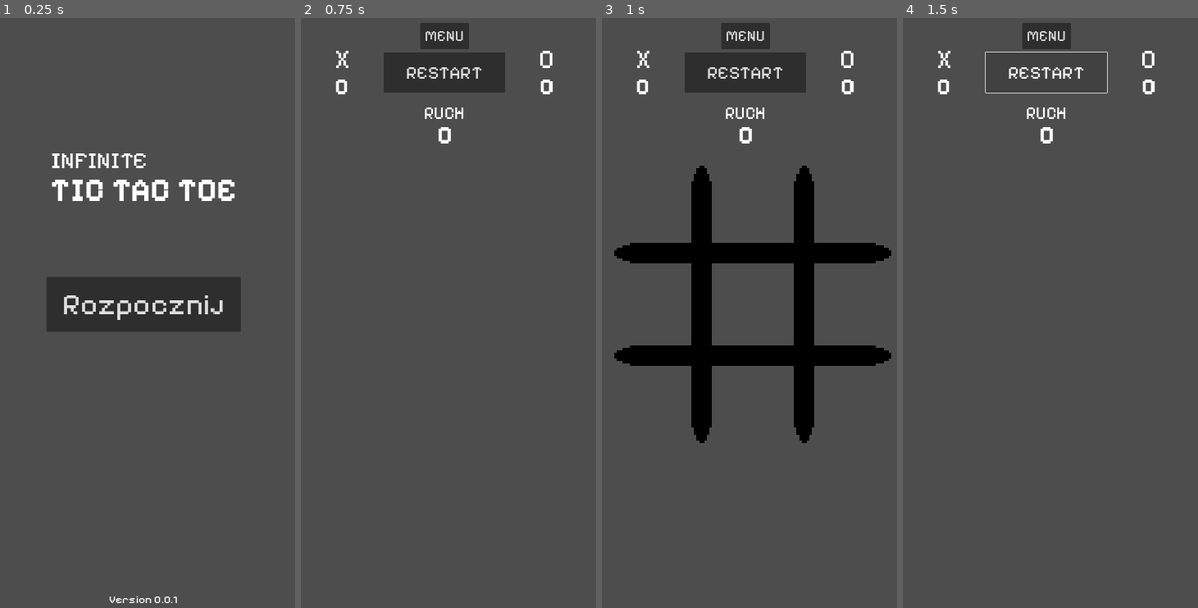
Above: before the commit, frames 1-4 (left to right).
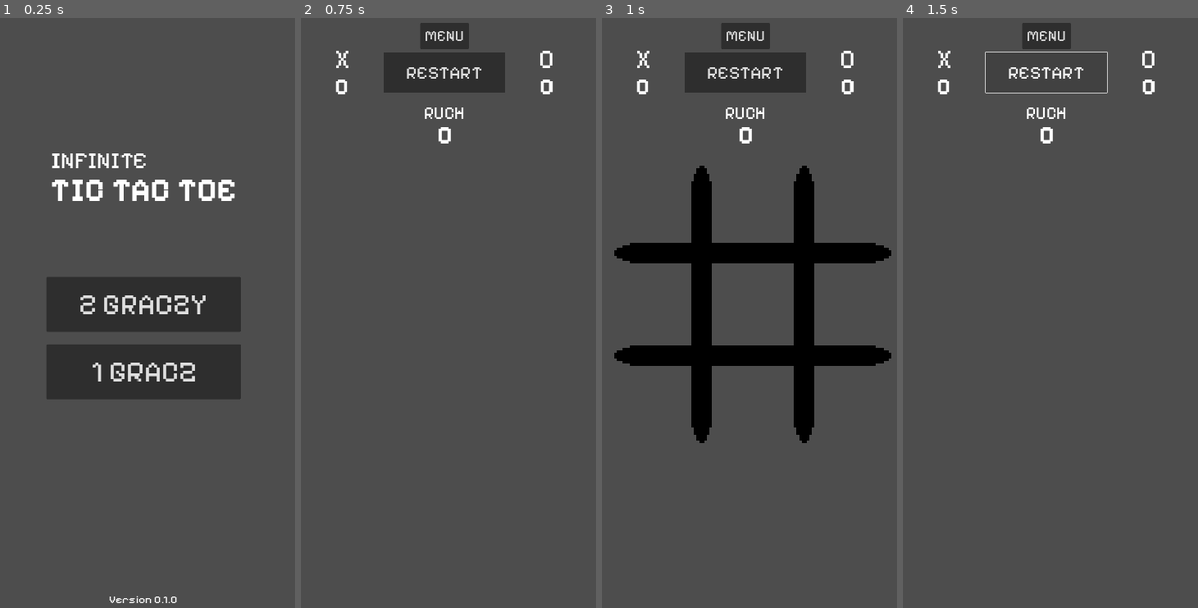
Above: after the commit, the same moments.

Repository: HeadAech/InfiniteTicTacToe
Game: Godot game, scene res://scenes/game.tscn
Two runs of this game, one before a commit and one after it. Both use one fixed random seed, a clock stepped at 60 frames per second and the inputs below.
Inputs:
- Up to frame 1 (0.25 s): no input
- Up to frame 2 (0.75 s): click "Rozpocznij" (after the commit: "2 GRACZY") at 0.5 s
- Up to frame 3 (1 s): no input
- Up to frame 4 (1.5 s): click "RESTART" at 1.25 s

The runs differ from the first frame. In frame 1, 7.0% of the frame differs, in the area x 15-82%, y 47-100%; in frame 2, nothing differs; in frame 3, nothing differs; in frame 4, nothing differs.

Commit message:
New Game Mode, fixed crashing
Version 0.1.0
- New Game Mode - 1 Player VS AI
- iOS Icon

Diff:
--- a/project.godot
+++ b/project.godot
@@ -18,6 +18,7 @@
 [autoload]
 
 Signals="*res://scripts/signals.gd"
+Globals="*res://scripts/globals.gd"
 
 [display]
 
--- a/scenes/ui.tscn
+++ b/scenes/ui.tscn
@@ -158,6 +158,7 @@
 color = Color(0.254902, 0.654902, 1, 1)
 
 [node name="In Game UI" type="Control" parent="Control"]
+visible = false
 layout_mode = 1
 anchors_preset = 15
 anchor_right = 1.0
@@ -333,7 +334,6 @@
 horizontal_alignment = 1
 
 [node name="MainMenu" type="Control" parent="Control"]
-visible = false
 layout_mode = 1
 anchors_preset = 15
 anchor_right = 1.0
@@ -388,7 +388,24 @@
 grow_vertical = 2
 theme_override_fonts/font = ExtResource("1_nw6ox")
 theme_override_font_sizes/font_size = 82
-text = "Rozpocznij"
+text = "2 GRACZY"
+
+[node name="1 Player Start" type="Button" parent="Control/MainMenu"]
+layout_mode = 1
+anchors_preset = 8
+anchor_left = 0.5
+anchor_top = 0.5
+anchor_right = 0.5
+anchor_bottom = 0.5
+offset_left = -265.5
+offset_top = 109.0
+offset_right = 265.5
+offset_bottom = 259.0
+grow_horizontal = 2
+grow_vertical = 2
+theme_override_fonts/font = ExtResource("1_nw6ox")
+theme_override_font_sizes/font_size = 82
+text = "1 GRACZ"
 
 [node name="Version" type="Label" parent="Control/MainMenu"]
 layout_mode = 1
@@ -400,7 +417,7 @@
 offset_bottom = -72.0
 grow_horizontal = 2
 grow_vertical = 0
-text = "Version 0.0.1"
+text = "Version 0.1.0"
 label_settings = SubResource("LabelSettings_2h54g")
 horizontal_alignment = 1
 
@@ -417,3 +434,4 @@
 [connection signal="pressed" from="Control/In Game UI/Top Bar/Restart" to="." method="_on_restart_pressed"]
 [connection signal="pressed" from="Control/In Game UI/Top Bar/Menu Button" to="." method="_on_menu_button_pressed"]
 [connection signal="pressed" from="Control/MainMenu/Start Button" to="." method="_on_start_button_pressed"]
+[connection signal="pressed" from="Control/MainMenu/1 Player Start" to="." method="_on_1_player_start_pressed"]
--- a/scripts/game.gd
+++ b/scripts/game.gd
@@ -5,6 +5,8 @@
 @onready var audio_place_figure = $"Audio Place Figure"
 @onready var audio_win = $"Audio Win"
 
+@export_range(0, 100) var CHANCE_TO_BLOCK := 35
+@export_range(0, 100) var CHANCE_TO_BEST_MOVE := 10
 
 var figure_names = {
 	0: "O",
@@ -21,7 +23,9 @@
 
 var current_turn := 0
 
-var past_turns = [
+var pc_turn : int = 1
+
+var past_turns := [
 	[], []
 ]
 
@@ -51,7 +55,10 @@
 
 func start_game():
 	in_game = true
-	current_turn = 0
+	if Globals.vs_pc_mode:
+		current_turn = randi_range(0, 1)
+	else:
+		current_turn = 0
 	Signals.UpdateTurnText.emit(figure_names[current_turn])
 	turn_counter[0] = 0
 	turn_counter[1] = 0
@@ -70,6 +77,9 @@
 	print(spaces)
 	animation_player.play("show")
 
+	if Globals.vs_pc_mode:
+		make_pc_turn()
+
 func next_match():
 	for i in range(0, len(spaces)):
 		spaces[i] = false
@@ -78,6 +88,7 @@
 			f.queue_free()
 		t.clear()
 	in_game = true
+	make_pc_turn()
 
 func on_area_touch(index, pos):
 	if not in_game:
@@ -92,7 +103,8 @@
 		check_limit()
 		if check_for_win():
 			win()
-
+		else:
+			make_pc_turn()
 	pass
 
 func change_turn():
@@ -140,11 +152,8 @@
 # 0 3 6
 # 1 4 7
 # 2 5 8
-func check_for_win():
-	var turn = (current_turn + 1) % 2
-	if len(past_turns[turn]) != 3:
-		return false
-	var win_conditions = [
+
+var win_conditions = [
 		# ROWS
 		[0, 1, 2], [3, 4, 5], [6, 7, 8],
 		# DIAGONAL
@@ -152,6 +161,11 @@
 		# COLUMNS
 		[0, 3, 6], [1, 4, 7], [2, 5, 8]
 	]
+
+func check_for_win():
+	var turn = (current_turn + 1) % 2
+	if len(past_turns[turn]) != 3:
+		return false
 	var turns = past_turns[turn]
 	var indexes = [turns[0].index, turns[1].index, turns[2].index]
 	indexes.sort()
@@ -174,3 +188,66 @@
 	Signals.HideWinText.emit()
 	next_match()
 	animation_player.play("show")
+
+func make_pc_turn():
+	if current_turn == pc_turn and Globals.vs_pc_mode:
+		in_game = false
+		var chance_for_win := randi_range(0, 100)
+
+		var i = get_the_best_move()
+		var block_move = block_enemy_move()
+		printt("Chance: ", chance_for_win, " the best move: ", i)
+
+		if chance_for_win <= CHANCE_TO_BEST_MOVE or i == null:
+			i = randi_range(0, len(spaces) - 1)
+			while spaces[i]:
+				i = randi_range(0, len(spaces) - 1)
+
+		var chance_for_block := randi_range(0, 100)
+
+		if chance_for_block >= CHANCE_TO_BLOCK and block_move != null:
+			printt("BLOCKING AT", block_move)
+			i = block_move
+		await get_tree().create_timer(randf_range(0.2, 0.6)).timeout
+		in_game = true
+		Signals.PcTakeTurn.emit(i)
+
+func get_the_best_move():
+	var placed = past_turns[pc_turn]
+	if len(placed) < 2:
+		return null
+	placed = [placed[len(placed) - 1].index, placed[len(placed) - 2].index]
+	var enemy_placed = past_turns[(pc_turn + 1) % 2]
+	enemy_placed = [enemy_placed[len(enemy_placed) - 1].index, enemy_placed[len(enemy_placed) - 2].index]
+	for index in range(len(win_conditions)):
+		var condition = win_conditions[index]
+		var missing_moves = []
+		for move in condition:
+			if move not in placed:
+				#printt("Thinking about: ", move, " and it's ", spaces[move])
+				if spaces[move] != true:
+					missing_moves.append(move)
+			if move in enemy_placed:
+				printt("Move in enemy placed")
+				break
+		if len(missing_moves) == 1:
+			return missing_moves[0]
+
+func block_enemy_move():
+	var enemy_moves = past_turns[(pc_turn + 1) % 2]
+	if len(enemy_moves) < 2:
+		return null
+	enemy_moves = [enemy_moves[len(enemy_moves) - 1].index, enemy_moves[len(enemy_moves) - 2].index]
+	print(enemy_moves)
+	for index in range(len(win_conditions)):
+		var condition = win_conditions[index]
+		var missing_moves = []
+		for move in condition:
+			if move not in enemy_moves:
+				#printt("Thinking about: ", move, " and it's ", spaces[move])
+				#if spaces[move] != true:
+				missing_moves.append(move)
+		if len(missing_moves) == 1:
+			if spaces[missing_moves[0]] == false:
+				return missing_moves[0]
+	return null
--- /dev/null
+++ b/scripts/globals.gd
@@ -0,0 +1,3 @@
+extends Node
+
+var vs_pc_mode: bool = false
--- a/scripts/signals.gd
+++ b/scripts/signals.gd
@@ -11,3 +11,5 @@
 signal HideWinText()
 
 signal ShowMainMenu()
+
+signal PcTakeTurn(index: int)
--- a/scripts/touch_area.gd
+++ b/scripts/touch_area.gd
@@ -1,11 +1,23 @@
 extends Area2D
 
 class_name TouchArea
+
+func _ready():
+	Signals.PcTakeTurn.connect(on_pc_take_turn)
 
 @export_range(0, 8) var touch_index: int = 0
 
 func _on_input_event(viewport, event, shape_idx):
 	if event is InputEventMouseButton or event is InputEventScreenTouch:
 		if event.pressed:
-			Signals.AreaTouched.emit(touch_index, self.position)
+			take_turn()
 	pass # Replace with function body.
+
+
+func on_pc_take_turn(i):
+	if i == touch_index:
+		take_turn()
+
+
+func take_turn():
+	Signals.AreaTouched.emit(touch_index, self.position)
--- a/scripts/ui.gd
+++ b/scripts/ui.gd
@@ -27,6 +27,7 @@
 
 func _on_start_button_pressed():
 	main_menu.hide()
+	Globals.vs_pc_mode = false
 	Signals.StartGame.emit()
 	in_game_ui.show()
 
@@ -61,3 +62,10 @@
 	Signals.ShowMainMenu.emit()
 	_ready()
 	pass # Replace with function body.
+
+
+func _on_1_player_start_pressed():
+	main_menu.hide()
+	Globals.vs_pc_mode = true
+	Signals.StartGame.emit()
+	in_game_ui.show()
Not shown, changed: export_presets.cfg
